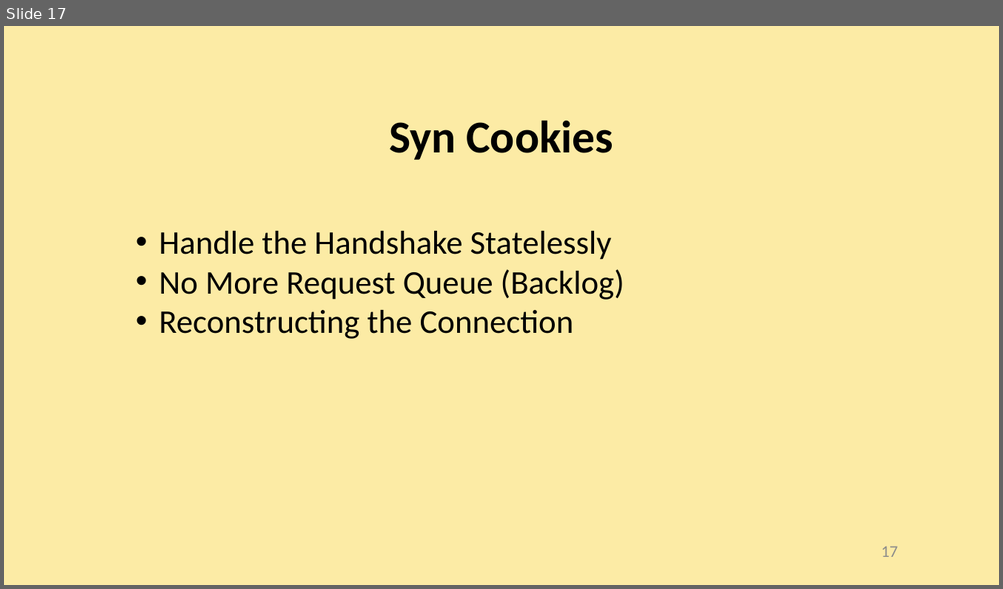
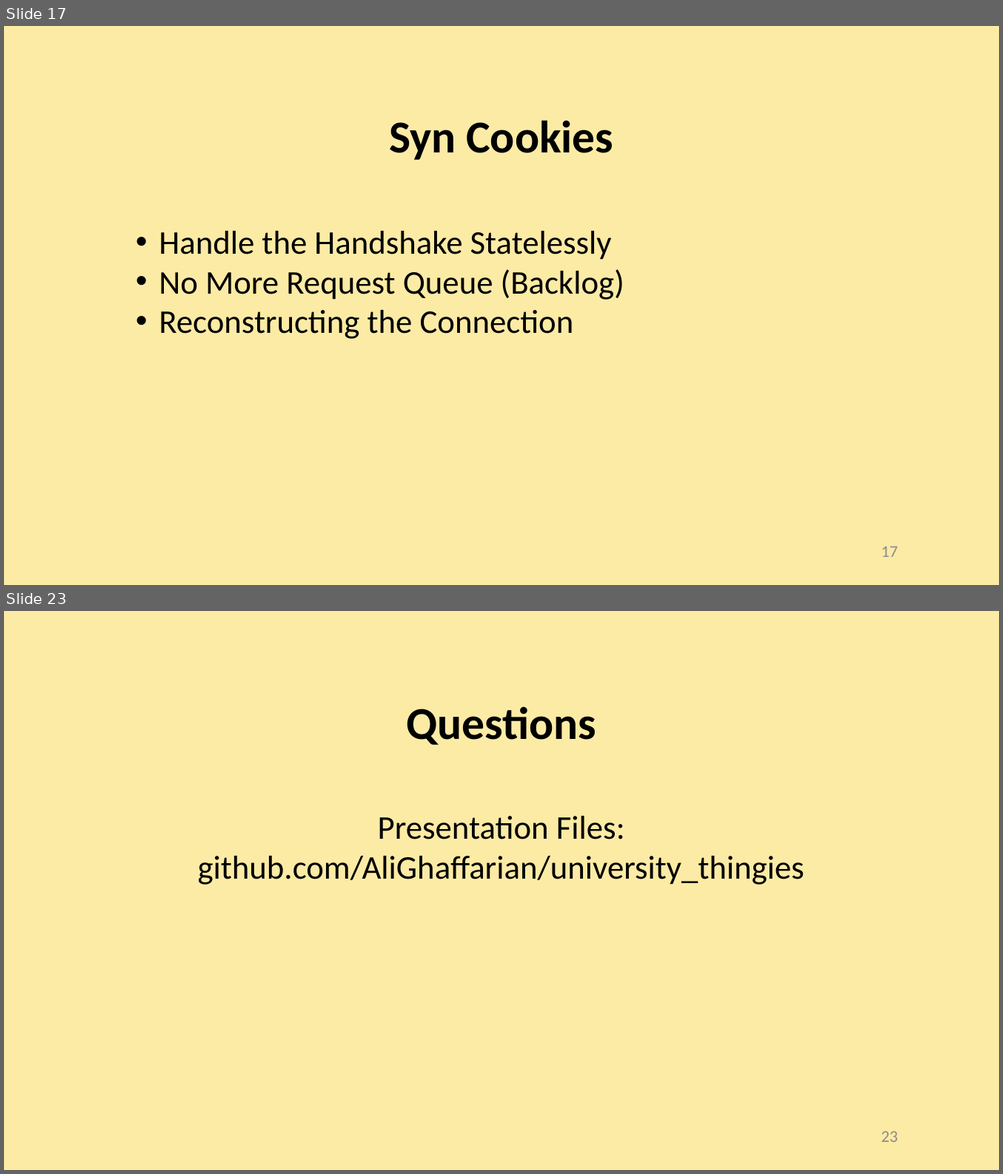
Before and after one commit to AliGhaffarian/university_thingies, a slide deck: research_and_presentation/Transport Layer, TCP and Floods/presentation_slides/Transport Layer, TCP and Floods.pptx. Shown one above the other, each under a label of ours: slide 17 before the commit, slides 17 and 23 after it; the slides between them are not shown. The pictures are 1003x589 and 1003x1174 pixels, drawn with LibreOffice and Linux fonts; fonts in the diff are those of the drawing. Boxes give left, top, right and bottom in pixels: in the first picture for what was removed or moved away, otherwise in the second. Text is boxed around its words. In the diff, an @@ line names an element or a change of style, - is before the commit and + after.

Commit message:
edit on slides

```diff
--- a/research_and_presentation/Transport Layer, TCP and Floods/presentation_slides/Transport Layer, TCP and Floods.pptx
+++ b/research_and_presentation/Transport Layer, TCP and Floods/presentation_slides/Transport Layer, TCP and Floods.pptx
@@ slide 23 added at (x1=4, y1=611, x2=999, y2=1170), background #FCEBA5 @@
@@ title added at (x1=406, y1=706, x2=596, y2=745), 44 pt, text #000000, bold @@
+Questions
@@ text added at (x1=198, y1=816, x2=804, y2=885), 32 pt, text #000000 @@
+Presentation Files: github.com/AliGhaffarian/university_thingies
@@ page number added at (x1=881, y1=1131, x2=898, y2=1142), 16 pt, text #8C8C8C @@
+23
```
Also in this commit, not shown: 2 slides changed, 1 slide removed, 2 other files.
